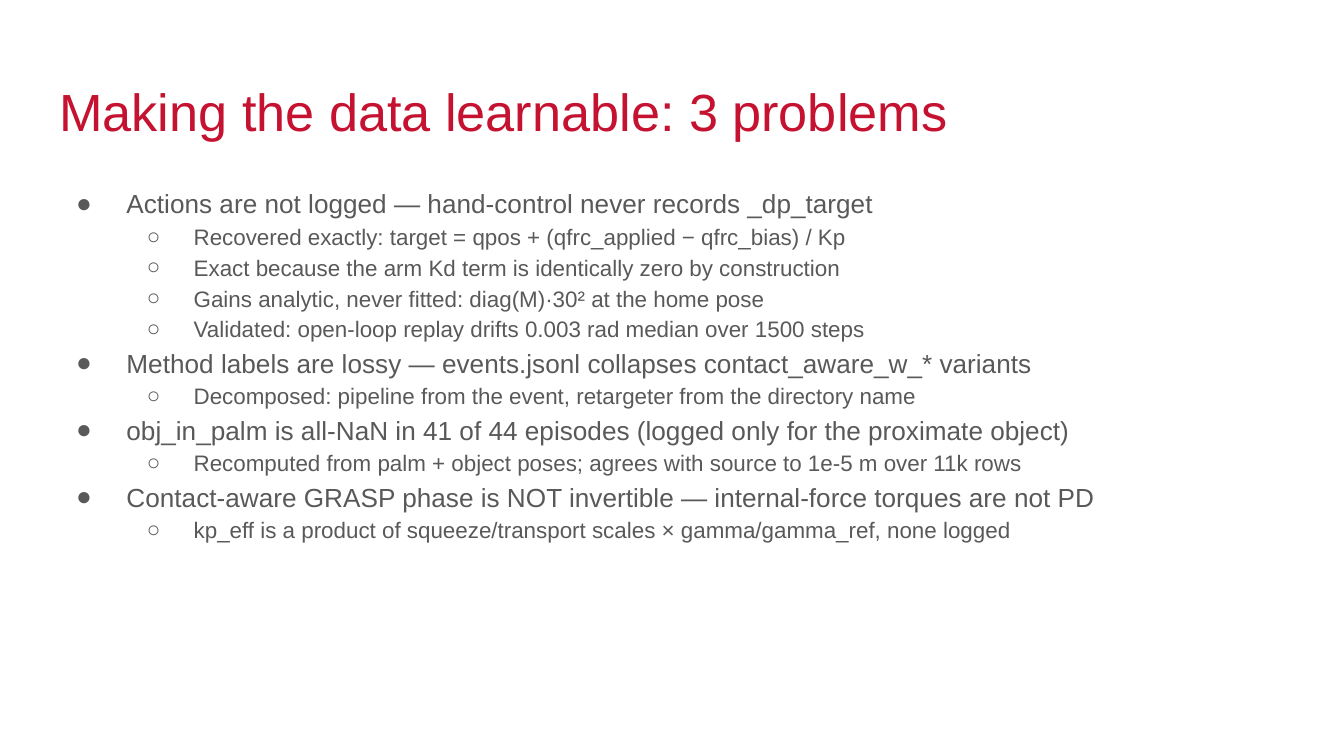
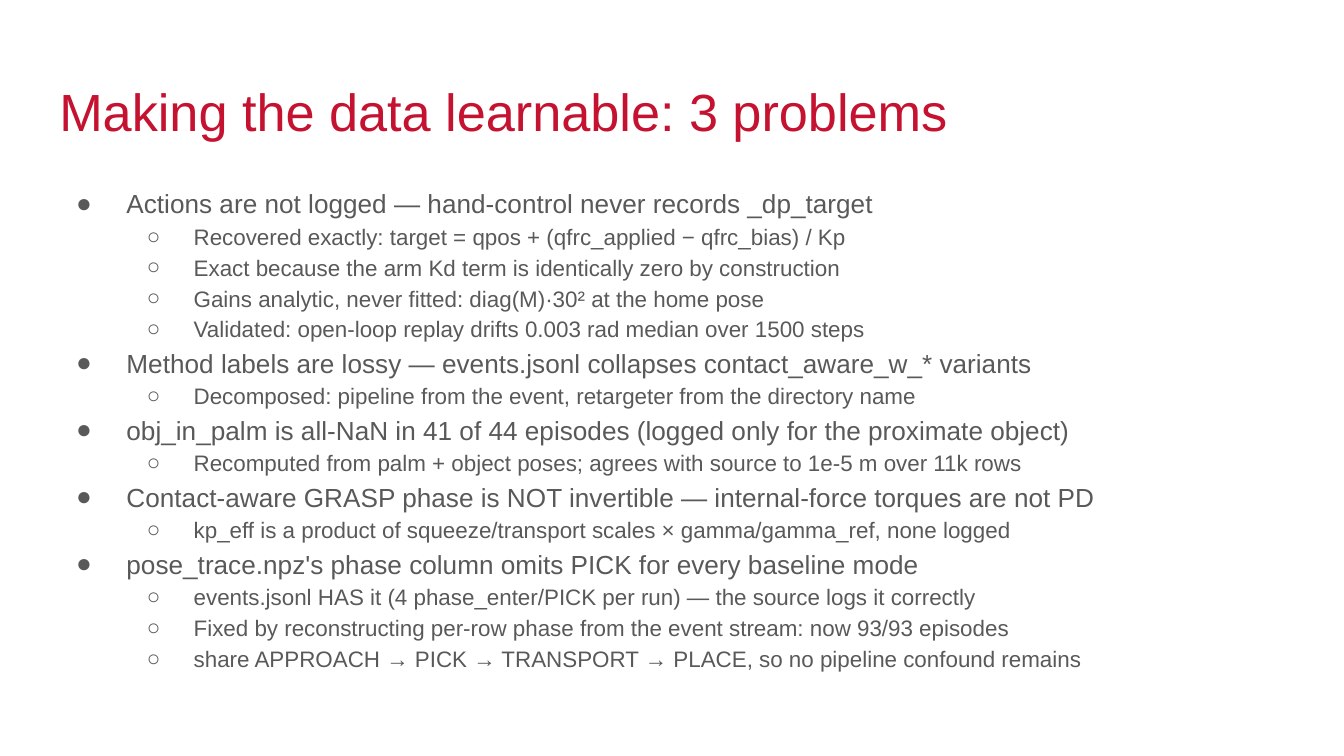
Before and after one commit to jskumaar/hand-control-il, a slide deck: slide 2 of docs/IL_update.pptx. Drawn at 1344x756 pixels with LibreOffice and Linux fonts; fonts in the diff are those of the drawing. Boxes give left, top, right and bottom in pixels: in the first picture for what was removed or moved away, otherwise in the second. Text is boxed around its words. In the diff, an @@ line names an element or a change of style, - is before the commit and + after.

```diff
--- a/docs/IL_update.pptx
+++ b/docs/IL_update.pptx
@@ text at [126, 555, 1081, 672]: paragraphs added @@
+● pose_trace.npz's phase column omits PICK for every baseline mode
+  ○ events.jsonl HAS it (4 phase_enter/PICK per run) — the source logs it correctly
+  ○ Fixed by reconstructing per-row phase from the event stream: now 93/93 episodes
+  ○ share APPROACH → PICK → TRANSPORT → PLACE, so no pipeline confound remains
```
Also in this commit, not shown: 1 other slide changed, 2 other files.
